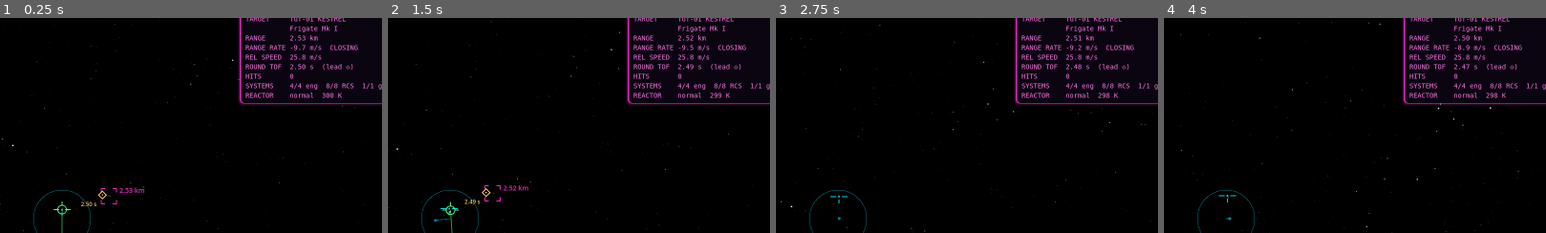
Above: before the commit, frames 1-4 (left to right).
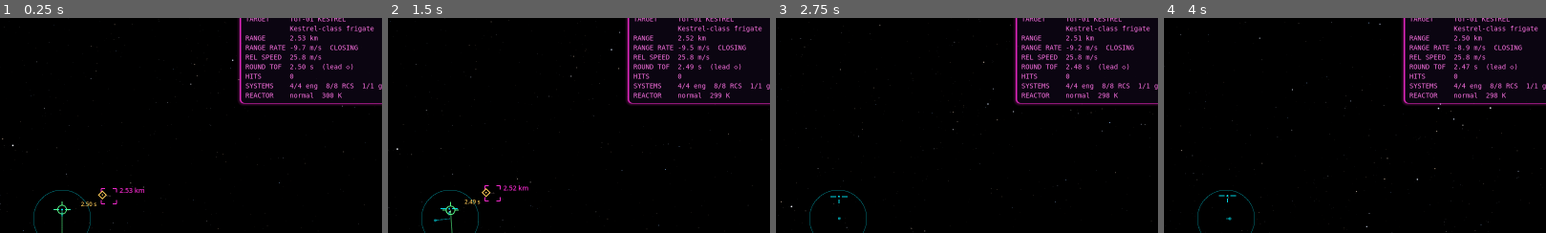
Above: after the commit, the same moments.

Repository: TheBooleanJulian/no-safe-orbit
Game: Godot game, scene res://scenes/main/main.tscn
Two runs of this game, one before a commit and one after it. Both use one fixed random seed, a clock stepped at 60 frames per second and the inputs below.
Inputs (mouse positions are % of the whole screen's width and height, from its top left):
- Up to frame 1 (0.25 s): no input
- Up to frame 2 (1.5 s): tap Enter at 0.5 s; move the mouse to (72, 45) at 0.52 s; press the mouse at (72, 45) at 0.53 s; hold E (roll_right) 0.53-1.28 s; tap G (salvage) at 0.8, 1.35 s; move the mouse to (45, 50) at 1.27 s; release the mouse at (45, 50) at 1.28 s; hold Up (pitch_up) from 1.28 s (still down)
- Up to frame 3 (2.75 s): keep holding Up (pitch_up); click (45, 50) at 1.55 s; move the mouse to (52, 48) at 2.02 s; hold N (board) from 2.03 s (still down); tap G (salvage) at 2.3 s
- Up to frame 4 (4 s): keep holding Up (pitch_up); move the mouse to (49, 52) at 2.77 s; release N (board) at 2.78 s; tap 4 (divert_balance) at 2.85 s; click (49, 52) at 3.05 s; move the mouse to (57, 51) at 3.52 s; hold 2 (divert_eng) from 3.53 s (still down); tap G (salvage) at 3.8 s
The pictures show only the part of the screen within x 42-92%, y 3-53%; the shares and areas given below are measured in that part.

The runs differ from the first frame. In frame 1, 0.3% of the frame differs, in the area x 75-98%, y 3-7%; in frame 2, 0.3%; in frame 3, 0.3%; in frame 4, 0.3%.

Commit message:
feat: escalating enemy loadouts, stripping the wreck's best part; docs
- EnemyFactory: each mission's enemy swaps template parts for rarer ones
  (guns, armour, RCS, reactor) with rising chances; deterministic, valid;
  mission 1 is the plain template. Names by class (TGT-02 HARRIER, ...).
- Salvage also takes the wreck's best intact rare part into the hold.
- Docs for the batch: README, ARCHITECTURE, ROADMAP, KNOWN_ISSUES,
  CHANGELOG.

Co-Authored-By: Claude Opus 5.5 <noreply@anthropic.com>

Diff:
--- a/scripts/app/main.gd
+++ b/scripts/app/main.gd
@@ -84,7 +84,6 @@
 	hud.profile = p
 	var vessel := p.ensure_vessel(launch_blueprint if launch_blueprint != null else template)
 	_designs[PLAYER_ID] = _compile(vessel.blueprint, template)
-	_designs[TARGET_ID] = _compile(template, template)
 
 	world = WorldSimulation.new()
 	var r0 := EARTH.radius_m + START_ALTITUDE_M
@@ -116,8 +115,12 @@
 ## have something to show.
 func _spawn_target() -> void:
 	var player := world.get_ship(PLAYER_ID)
+	var mission := get_profile().missions_completed + 1
+	var template := _load_template()
+	_designs[TARGET_ID] = _compile(EnemyFactory.design(mission, template, ConstructionCatalog.default_catalog()), template)
+	var class_name_word: String = (_designs[TARGET_ID].blueprint as ShipBlueprint).name.split("-")[0].to_upper()
 	var target := ShipState.create(
-		TARGET_ID, "TGT-%02d KESTREL" % (get_profile().missions_completed + 1), _designs[TARGET_ID].config,
+		TARGET_ID, "TGT-%02d %s" % [mission, class_name_word], _designs[TARGET_ID].config,
 		player.position + Vector3(400, 120, -2500), player.velocity + Vector3(-25, 1.5, 6.0), Quaternion(Vector3.UP, 0.9))
 	target.angular_velocity = Vector3(0.0, 0.03, 0.01)
 	target.attach_systems(_new_systems(TARGET_ID))
@@ -313,6 +316,15 @@
 	# station pays the bounty at once.
 	p.vessel.cargo["spare_parts"] = int(p.vessel.cargo.get("spare_parts", 0)) + parts
 	var drops := p.pull(Salvage.pulls_for(target.systems), ConstructionCatalog.default_catalog())
+	# The best intact rarer part fitted to the wreck comes too.
+	var fitted := EnemyFactory.recoverable_part(target.systems)
+	if fitted != null:
+		var part := LootRoller.Drop.new()
+		part.kind = &"equipment"
+		part.def_id = fitted.def.id
+		part.rarity = fitted.def.rarity
+		part.display_name = "%s (stripped from the wreck)" % fitted.def.display_name
+		drops.push_front(part)
 	for d in drops:
 		p.stow(d)
 	p.credits += bounty
--- /dev/null
+++ b/scripts/progression/enemy_factory.gd
@@ -0,0 +1,58 @@
+class_name EnemyFactory
+extends RefCounted
+## Enemy designs that get tougher mission by mission: the Frigate Mk I
+## template with some of its parts swapped for rarer ones. Deterministic per
+## mission number (same mission, same enemy), and always a valid design —
+## if a variant fails validation, the plain template flies instead.
+##
+## Chances per swap rise with the mission number m:
+##   gun        autocannon from m ≥ 2, railgun from m ≥ 4   (p = 0.15·m, ≤ 0.6)
+##   hull       armoured fuselage sections from m ≥ 2        (p = 0.12·m, ≤ 0.5)
+##   RCS        heavy RCS blocks from m ≥ 2                  (p = 0.1·m,  ≤ 0.5)
+##   reactor    Mk II fusion reactor from m ≥ 3              (p = 0.08·m, ≤ 0.4)
+## Mission 1 is always the plain template.
+
+const CLASS_NAMES := ["Kestrel", "Harrier", "Shrike", "Goshawk", "Peregrine", "Merlin", "Hobby", "Saker"]
+
+
+static func design(mission: int, template: ShipBlueprint, catalog: ConstructionCatalog) -> ShipBlueprint:
+	var rng := RandomNumberGenerator.new()
+	rng.seed = 7919 * mission + 17
+	var bp := template.duplicate_blueprint()
+	bp.name = "%s-class frigate" % CLASS_NAMES[(mission - 1) % CLASS_NAMES.size()]
+	var m := float(mission)
+	for e in bp.equipment:
+		var def: EquipmentDefinition = catalog.equipment.get(e.def_id)
+		if def == null:
+			continue
+		match def.kind:
+			EquipmentDefinition.Kind.CANNON:
+				if mission >= 2 and rng.randf() < minf(0.15 * m, 0.6):
+					e.def_id = &"railgun" if mission >= 4 and rng.randf() < 0.4 else &"autocannon"
+			EquipmentDefinition.Kind.RCS:
+				if mission >= 2 and rng.randf() < minf(0.1 * m, 0.5):
+					e.def_id = &"rcs_block_heavy"
+			EquipmentDefinition.Kind.REACTOR:
+				if mission >= 3 and rng.randf() < minf(0.08 * m, 0.4):
+					e.def_id = &"fusion_reactor_mk2"
+	if mission >= 2:
+		for mod in bp.modules:
+			if mod.def_id == &"fuselage_section" and rng.randf() < minf(0.12 * m, 0.5):
+				mod.def_id = &"armored_fuselage_section"
+	if ShipValidator.validate(bp, catalog).has_errors():
+		var plain := template.duplicate_blueprint()
+		plain.name = bp.name
+		return plain
+	return bp
+
+
+## The best intact rarer part fitted to a wreck (salvageable as a unit), or
+## null: the highest rarity among systems with at least half their hit points.
+static func recoverable_part(wreck: ShipSystems) -> ShipSystems.EquipmentState:
+	var best: ShipSystems.EquipmentState
+	for e in wreck.equipment:
+		if e.def.rarity == Rarity.Tier.COMMON or e.hp < 0.5 * e.max_hp:
+			continue
+		if best == null or e.def.rarity > best.def.rarity:
+			best = e
+	return best
--- a/tests/unit/test_progression.gd
+++ b/tests/unit/test_progression.gd
@@ -554,3 +554,38 @@
 	assert_true(s.repair_task == null and s.event_log[-1].contains("interrupted"), "breaching the workshop stops the repair: %s" % s.event_log[-1])
 	assert_near(s.equipment_by_id("e28").hp, 30.0, 1e-6, "no hit points restored (hp)")
 	assert_true(s.field_repair_block_reason().contains("workshop"), "and no new repair can start: %s" % s.field_repair_block_reason())
+
+
+# --- Enemies ------------------------------------------------------------------------
+
+func test_enemies_get_tougher_and_stay_valid() -> void:
+	var rare_counts := []
+	for mission in range(1, 13):
+		var bp := EnemyFactory.design(mission, _template(), _catalog())
+		var again := EnemyFactory.design(mission, _template(), _catalog())
+		assert_true(JSON.stringify(bp.to_dict()) == JSON.stringify(again.to_dict()), "mission %d enemy is deterministic" % mission)
+		assert_true(not ShipValidator.validate(bp, _catalog()).has_errors(), "mission %d enemy is a valid design" % mission)
+		var rares := 0
+		for e in bp.equipment:
+			rares += 1 if (_catalog().equipment[e.def_id] as EquipmentDefinition).rarity != Rarity.Tier.COMMON else 0
+		for m in bp.modules:
+			rares += 1 if (_catalog().hull[m.def_id] as HullModuleDefinition).rarity != Rarity.Tier.COMMON else 0
+		rare_counts.append(rares)
+	assert_true(rare_counts[0] == 0, "the first enemy is the plain template")
+	var early := 0
+	var late := 0
+	for k in 4:
+		early += rare_counts[k]
+		late += rare_counts[8 + k]
+	assert_true(late > early, "later enemies carry more rare parts (%s)" % [rare_counts])
+
+
+func test_salvage_strips_the_best_intact_rare_part() -> void:
+	var bp := _template()
+	(bp.find("e41") as ShipBlueprint.PlacedEquipment).def_id = &"railgun"
+	(bp.find("e33") as ShipBlueprint.PlacedEquipment).def_id = &"rcs_block_heavy"
+	var wreck := _ship(bp)
+	assert_true(EnemyFactory.recoverable_part(wreck.systems).def.id == &"railgun", "the epic railgun beats the uncommon RCS")
+	wreck.systems.damage_equipment(wreck.systems.equipment_by_id("e41"), 30.0)
+	assert_true(EnemyFactory.recoverable_part(wreck.systems).def.id == &"rcs_block_heavy", "a wrecked railgun is not worth stripping")
+	assert_true(EnemyFactory.recoverable_part(_ship(_template()).systems) == null, "an all-common wreck has nothing rare")
Not shown, added: scripts/progression/enemy_factory.gd.uid
Not shown, changed: CHANGELOG.md
Not shown, changed: KNOWN_ISSUES.md
Not shown, changed: README.md
Not shown, changed: docs/ARCHITECTURE.md
Not shown, changed: docs/ROADMAP.md
